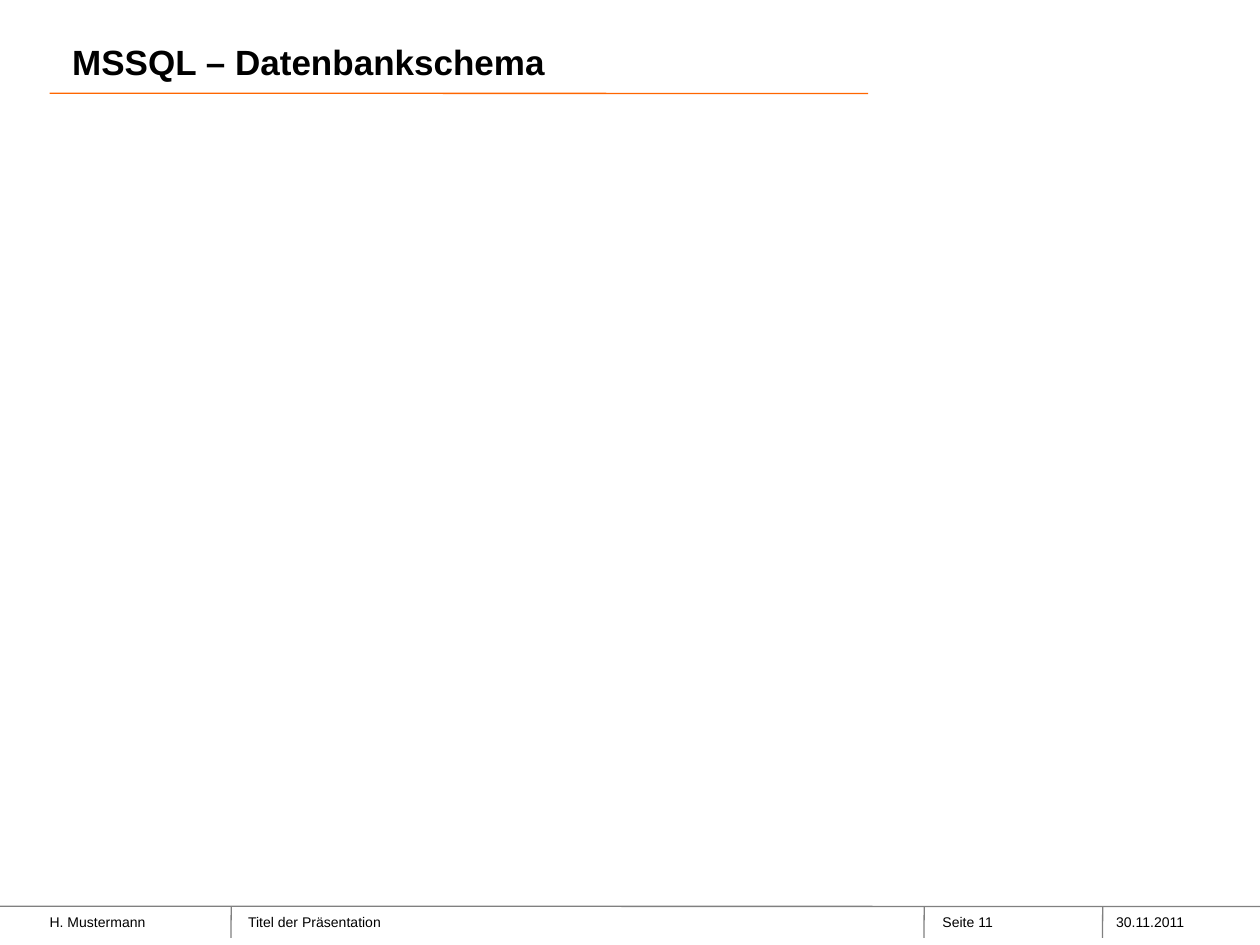
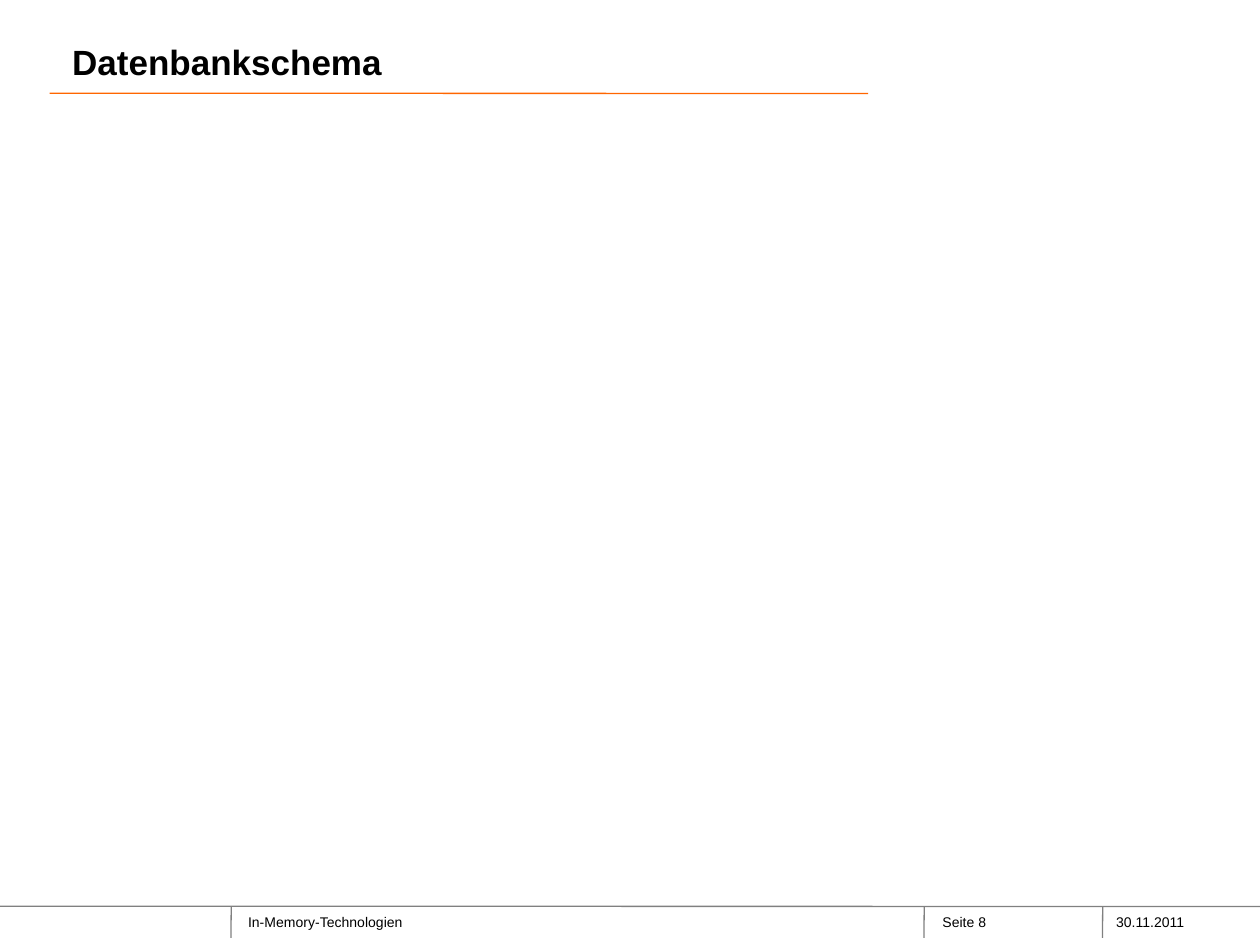
Before and after one commit to Philwi/ProjektseminarInMemory, a slide deck: slide 8 of SAPHana-Neueste überarbeitet.pptx (slide 11 before the commit). Drawn at 1260x945 pixels with LibreOffice and Linux fonts; fonts in the diff are those of the drawing; background and template pictures are left out. Boxes give left, top, right and bottom in pixels: in the first picture for what was removed or moved away, otherwise in the second. Text is boxed around its words. In the diff, an @@ line names an element or a change of style, - is before the commit and + after.

```diff
--- a/SAPHana-Neueste überarbeitet.pptx
+++ b/SAPHana-Neueste überarbeitet.pptx
@@ title at bbox=[72, 49, 381, 76]: text changed @@
-MSSQL – Datenbankschema
+Datenbankschema
@@ text removed at bbox=[50, 917, 145, 927] @@
-H. Mustermann
@@ text at bbox=[248, 917, 402, 930]: text changed @@
-Titel der Präsentation
+In-Memory-Technologien
@@ page number at bbox=[942, 917, 986, 927]: text changed @@
-Seite 11
+Seite 8
```
Also in this commit, not shown: 31 other slides changed, 7 slides added, 16 slides removed.
